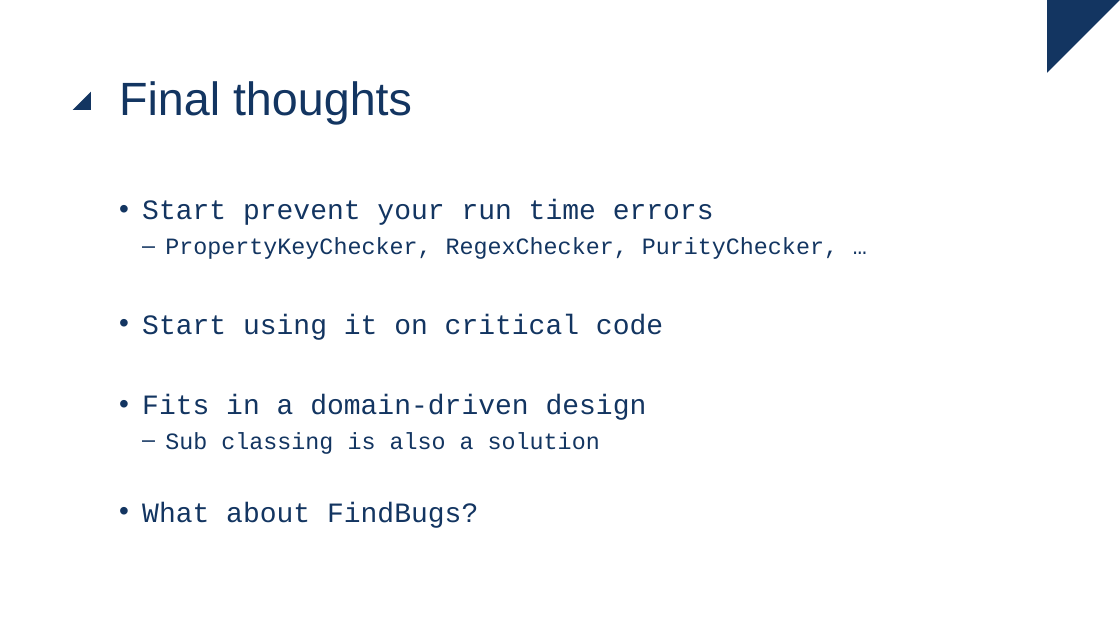
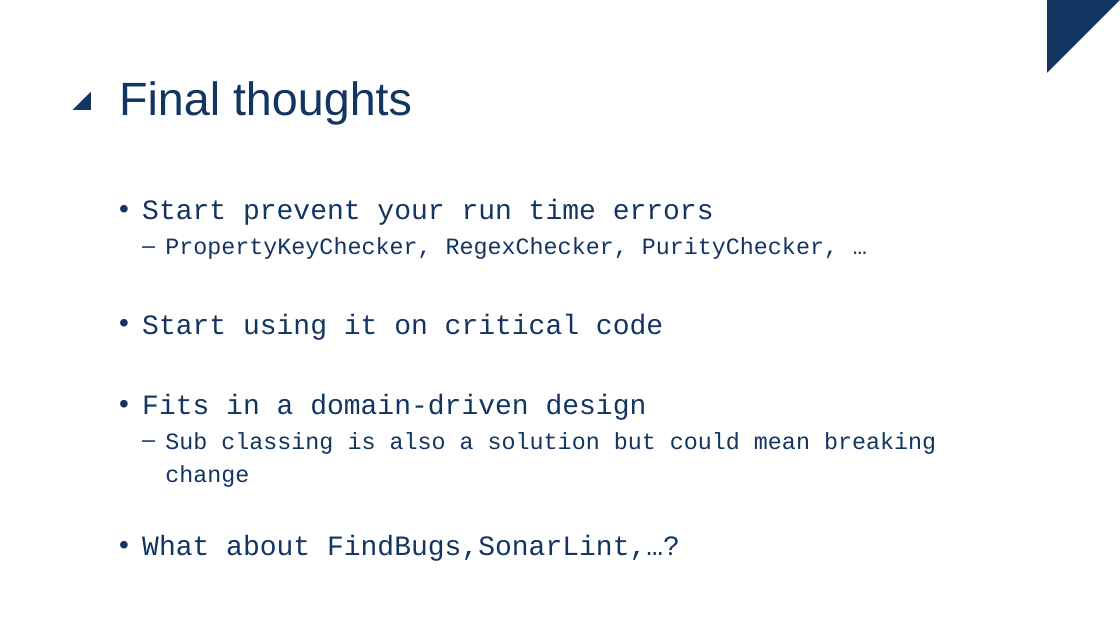
Before and after one commit to ingmars1709/checker, a slide deck: slide 30 of Checker Framework.pptx (slide 28 before the commit). Drawn at 1120x630 pixels with LibreOffice and Linux fonts; fonts in the diff are those of the drawing. Boxes give left, top, right and bottom in pixels: in the first picture for what was removed or moved away, otherwise in the second. Text is boxed around its words. In the diff, an @@ line names an element or a change of style, - is before the commit and + after.

```diff
--- a/Checker Framework.pptx
+++ b/Checker Framework.pptx
@@ text at (x1=142, y1=432, x2=936, y2=561): text changed @@
-  – Sub classing is also a solution
-• What about FindBugs?
+  – Sub classing is also a solution but could mean breaking change
+• What about FindBugs,SonarLint,…?
```
Also in this commit, not shown: 10 other slides changed, 2 slides added.
